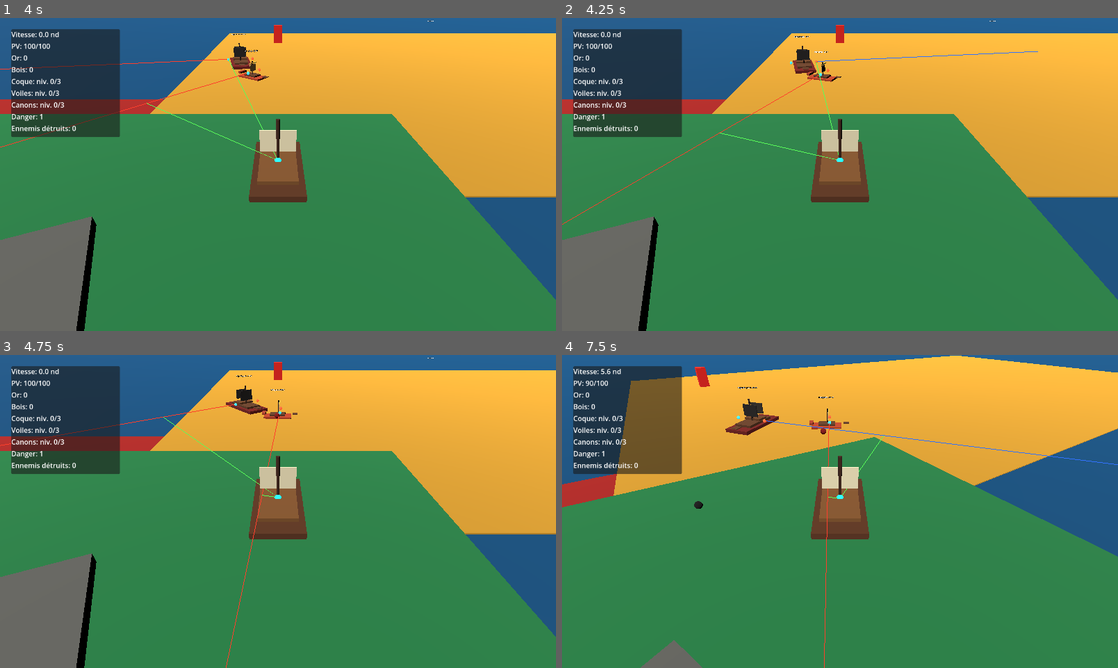
Above: before the commit, frames 1-4 (two rows, left to right).
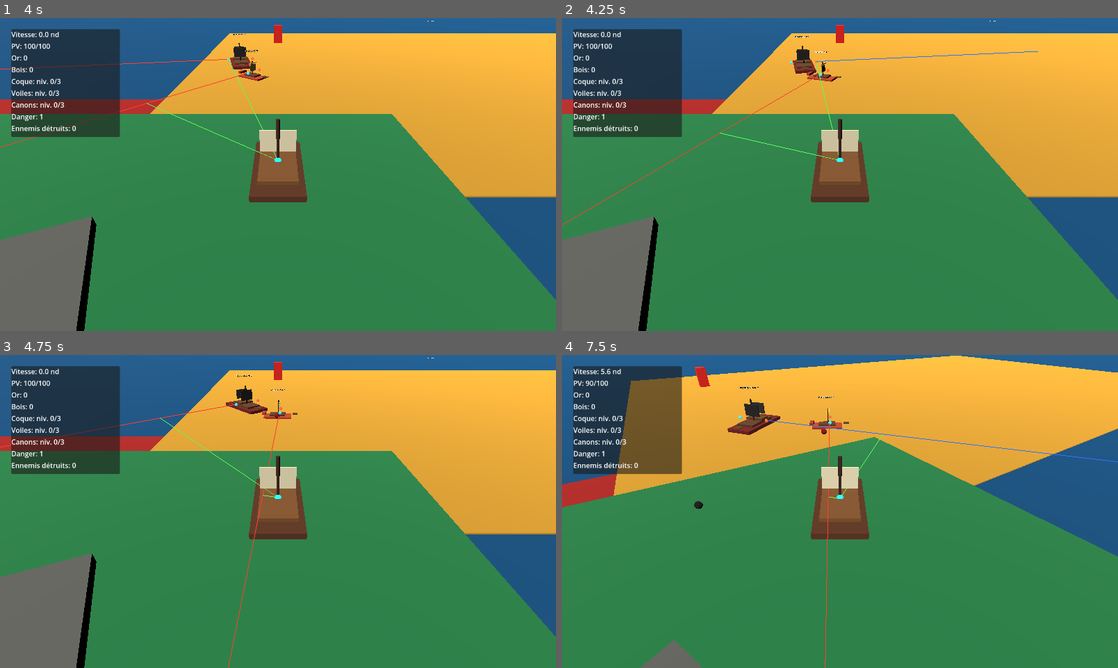
Above: after the commit, the same moments.

Repository: blou132/jeux-pirate
Game: Godot game, scene res://scenes/world/World.tscn
Two runs of this game, one before a commit and one after it. Both use one fixed random seed, a clock stepped at 60 frames per second and the inputs below.
Inputs (mouse positions are in pixels of both pictures, inside the frame that each line leads up to):
- Up to frame 1 (4 s): tap Enter at 0.5 s; move the mouse to (400, 158) at 0.52 s; hold D 0.53-1.25 s; tap R at 0.6, 3.6 s; click (400, 158) at 0.67 s; drag from (166, 190) to (250, 237) at 1.27 s; move the mouse to (333, 105) at 2.02 s; hold D 2.03-2.75 s; hold Q 2.03-2.75 s; drag from (250, 237) to (111, 127) at 2.77 s; move the mouse to (444, 221) at 3.52 s; hold A from 3.53 s (still down)
- Up to frame 2 (4.25 s): keep holding A
- Up to frame 3 (4.75 s): release A at 4.25 s; drag from (111, 464) to (194, 433) at 4.27 s
- Up to frame 4 (7.5 s): move the mouse to (867, 511) at 5.02 s; hold S 5.03-5.75 s; hold Q 5.03-5.75 s; click (867, 511) at 5.17 s; drag from (756, 433) to (728, 527) at 5.77 s; move the mouse to (962, 495) at 6.52 s; hold W 6.53-7.25 s; tap R at 6.6 s; drag from (728, 527) to (812, 574) at 7.27 s

Frame 1 is identical in both runs. In frame 2, less than 0.1% of the frame differs, in the area x 0-50%, y 18-67%; in frame 3, 0.4%; in frame 4, 0.7%, in the area x 29-100%, y 10-100%.

Commit message:
fix: tune enemy maneuvering for broadside aim

Diff:
--- a/scripts/boats/EnemyShipAI.gd
+++ b/scripts/boats/EnemyShipAI.gd
@@ -13,6 +13,7 @@
 @export var broadside_radial_weight: float = 0.55
 @export var broadside_maneuver_speed_scale: float = 0.45
 @export var broadside_retreat_speed_scale: float = 0.6
+@export var broadside_line_correction_weight: float = 0.7
 # Temporary v0.3.5 console helper to verify enemy broadside selection during tests.
 @export var debug_broadside_fire: bool = true
 @export var debug_broadside_fire_interval: float = 1.5
@@ -205,6 +206,7 @@
 		ship.brake(delta)
 		return
 
+	var preferred_fire_direction: Vector3 = _get_preferred_broadside_direction(offset_to_player)
 	var preferred_distance: float = attack_range * broadside_preferred_distance_ratio
 	var speed_scale: float = broadside_maneuver_speed_scale
 
@@ -213,6 +215,10 @@
 		desired_forward = (desired_forward + (-to_player * broadside_radial_weight)).normalized()
 	elif distance_to_player > preferred_distance + broadside_distance_margin:
 		desired_forward = (desired_forward + (to_player * broadside_radial_weight)).normalized()
+
+	var line_error: Vector3 = _get_broadside_line_error(preferred_fire_direction)
+	if line_error.length_squared() > broadside_line_tolerance * broadside_line_tolerance:
+		desired_forward = (desired_forward + (line_error.normalized() * broadside_line_correction_weight)).normalized()
 
 	if ship.has_method("steer_along_direction_with_speed"):
 		ship.steer_along_direction_with_speed(desired_forward, delta, speed_scale)
@@ -230,6 +236,25 @@
 		return _player.global_position
 
 	return ship.global_position
+
+
+func _get_broadside_line_error(fire_direction: Vector3) -> Vector3:
+	if fire_direction.length_squared() < 0.01:
+		return Vector3.ZERO
+
+	var line_origin: Vector3 = _get_broadside_muzzle_position(fire_direction)
+	var line_direction: Vector3 = fire_direction.normalized()
+	line_direction.y = 0.0
+	if line_direction.length_squared() < 0.01:
+		return Vector3.ZERO
+
+	var target_position: Vector3 = _get_player_aim_position()
+	var to_target: Vector3 = target_position - line_origin
+	var parallel_distance: float = maxf(0.0, to_target.dot(line_direction))
+	var closest_point: Vector3 = line_origin + (line_direction * parallel_distance)
+	var error: Vector3 = target_position - closest_point
+	error.y = 0.0
+	return error
 
 
 func _get_desired_broadside_forward(to_player: Vector3) -> Vector3:
